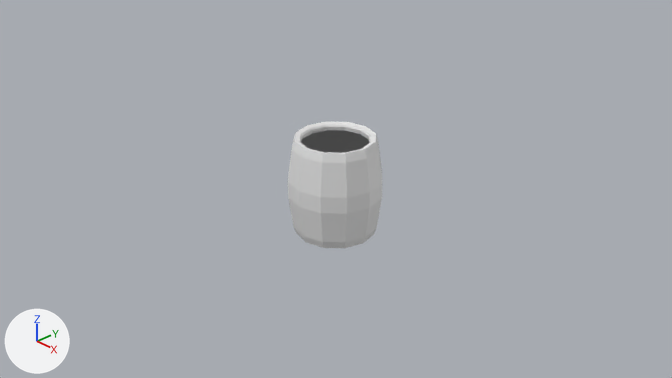
A saved change to the Blender file Section 2/Barrel.blend.
Before and after are seen from the file's camera 'Camera'. The lights are fixed; the arrows at lower left show +X, +Y and +Z.

Names of what the first picture shows: 'Barrel (Rot_Array).12'.
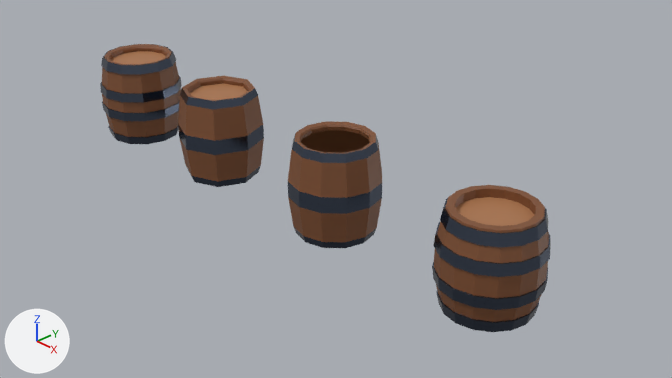
Where the change shows, as pixel boxes (x1, y1, x2, y2) in the pictures (672 x 378 px):
'Barrel (Box Modelling)', shown: after (432, 185, 551, 332)
'Barrel (Profile).8', shown (brown): after (178, 76, 264, 187)
'Barrel (Profile).12', shown (brown): after (100, 44, 182, 144)
part 1 of me_cylinder, recoloured (brown): after (434, 185, 549, 298)
part 2 of me_cylinder, recoloured (brown): after (436, 285, 542, 322)
part 3 of me_cylinder, recoloured (blue): after (432, 198, 551, 310)
part 4 of me_cylinder, recoloured: after (436, 291, 539, 332)
part 5 of me_cylinder, recoloured (brown): after (456, 197, 534, 226)
part 6 of me_vert, recoloured (brown): after (178, 76, 264, 181)
part 7 of me_vert, recoloured (blue): after (178, 88, 264, 155)
part 8 of me_vert, recoloured: after (186, 166, 260, 187)
part 9 of me_vert, recoloured (brown): after (190, 83, 247, 100)
part 10 of me_vert_001, added (blue): after (100, 44, 182, 144)
part 11 of me_vert_001, recoloured (brown): after (102, 44, 181, 137)
part 12 of me_vert_001, recoloured (brown): after (112, 51, 166, 64)
part 13 of me_vert_002, recoloured (white to brown): (294, 121, 376, 154) in both
part 14 of me_vert_002, recoloured (grey to brown): (288, 197, 382, 242) in both
part 15 of me_vert_002, recoloured (grey to brown): (288, 143, 382, 198) in both
part 16 of me_vert_002, recoloured: (293, 226, 376, 248) in both
part 17 of me_vert_002, recoloured: (288, 182, 382, 214) in both
part 18 of me_vert_002, recoloured (grey to blue): (292, 133, 378, 163) in both
part 19 of me_vert_002, recoloured (grey to brown): (301, 130, 369, 153) in both

What changed in the scene script:
```text
Add mat_wood:
    mat_wood = principled_material('Wood')
    mat_wood.base_color = (0.21, 0.078, 0.0294)  # brown #7e4f30
Add mat_wood_light:
    mat_wood_light = principled_material('Wood.Light')
    mat_wood_light.base_color = (0.416, 0.182, 0.0777)  # brown #ad764f
Change me_cylinder:
    where me_cylinder.from_pydata(...)  # 384 vertices, 306 faces; spans x -0.604..0.604, y -0.604..0.604, z -0.589..0.589
    me_cylinder part 1: 64 of the faces centred in x -0.567..0.567, y -0.567..0.567, z 0.0..0.589 switch from no material to mat_wood (brown #7e4f30)
    me_cylinder part 2: 48 of the faces centred in x -0.523..0.523, y -0.523..0.523, z -0.589..-0.393 switch from no material to mat_wood (brown #7e4f30)
    me_cylinder part 3: 144 of the faces centred in x -0.574..0.574, y -0.574..0.574, z -0.266..0.565 switch from no material to mat_metal (dark blue #5c6678)
    me_cylinder part 4: 48 of the faces centred in x -0.518..0.518, y -0.518..0.518, z -0.587..-0.45 switch from no material to mat_metal (dark blue #5c6678)
    me_cylinder part 5: all 2 faces centred in x 0.0, y 0.0, z -0.489..0.489 switch from no material to mat_wood_light (brown #ad764f)
Change me_vert:
    where me_vert.from_pydata(...)  # 112 vertices, 104 faces; spans x -0.582..0.582, y -0.582..0.582, z -0.618..0.618
    me_vert part 6: 64 of the faces centred in x -0.473..0.473, y -0.473..0.473, z -0.61..0.61 switch from no material to mat_wood (brown #7e4f30)
    me_vert part 7: 16 of the faces centred in x -0.497..0.497, y -0.497..0.497, z 0.0..0.567 switch from no material to mat_metal (dark blue #5c6678)
    me_vert part 8: 8 of the faces centred in x -0.434..0.434, y -0.434..0.434, z -0.567 switch from no material to mat_metal (dark blue #5c6678)
    me_vert part 9: all 16 faces centred in x -0.179..0.179, y -0.179..0.179, z -0.53..0.53 switch from no material to mat_wood_light (brown #ad764f)
Change me_vert_001:
    remove me_vert_001.from_pydata(...)  # 432 vertices, 396 faces; spans x -0.582..0.582, y -0.582..0.582, z -0.618..0.618
    add me_vert_001.from_pydata(...)  # 528 vertices, 540 faces; spans x -0.597..0.597, y -0.597..0.597, z -0.618..0.618
    me_vert_001 part 10: 96 vertices added at x -0.597..0.597, y -0.597..0.597, z -0.612..0.615
    me_vert_001 part 11: 324 faces spanning x -0.582..0.582, y -0.582..0.582, z -0.618..0.618 switch from no material to mat_wood (brown #7e4f30)
    me_vert_001 part 12: 24 faces spanning x -0.419..0.419, y -0.419..0.419, z -0.53..0.53 switch from no material to mat_wood_light (brown #ad764f)
    add me_vert_001.materials.append(mat_metal)  # dark blue #5c6678
Change me_vert_002:
    where me_vert_002.from_pydata(...)  # 72 vertices, 35 faces; spans x -0.419..0.504, y -0.419..0.504, z -0.618..0.618
    me_vert_002 part 13: all 3 faces centred in x 0.285..0.315, y 0.285..0.315, z 0.555..0.61 switch from no material to mat_wood (brown #7e4f30)
    me_vert_002 part 14: the 1 face centred in x 0.378, y 0.378, z -0.31 switches from no material to mat_wood (brown #7e4f30)
    me_vert_002 part 15: the 1 face centred in x 0.378, y 0.378, z 0.31 switches from no material to mat_wood (brown #7e4f30)
    me_vert_002 part 16: the 1 face centred in x 0.347, y 0.347, z -0.567 switches from no material to mat_metal (dark blue #5c6678)
    me_vert_002 part 17: the 1 face centred in x 0.398, y 0.398, z 0.0 switches from no material to mat_metal (dark blue #5c6678)
    me_vert_002 part 18: the 1 face centred in x 0.347, y 0.347, z 0.567 switches from no material to mat_metal (dark blue #5c6678)
    me_vert_002 part 19: all 24 faces centred in x -0.195..0.195, y -0.195..0.195, z -0.53..0.53 switch from no material to mat_wood_light (brown #ad764f)
    add me_vert_002.materials.append(mat_metal)  # dark blue #5c6678
Change ob_barrel__box_modelling:
    remove ob_barrel__box_modelling.hide_set(True)
    ob_barrel__box_modelling.location: (0.0, 0.0, 0.0) -> (2.363, 0.0, 0.0)
Change ob_barrel__profile__8:
    remove ob_barrel__profile__8.hide_set(True)
    ob_barrel__profile__8.location: (0.0, 0.0, 0.0) -> (-2.275, 0.0, 0.0)
Change ob_barrel__profile__12:
    remove ob_barrel__profile__12.hide_set(True)
    ob_barrel__profile__12.location: (0.0, 0.0, 0.0) -> (-4.233, 0.0, 0.0)
```
